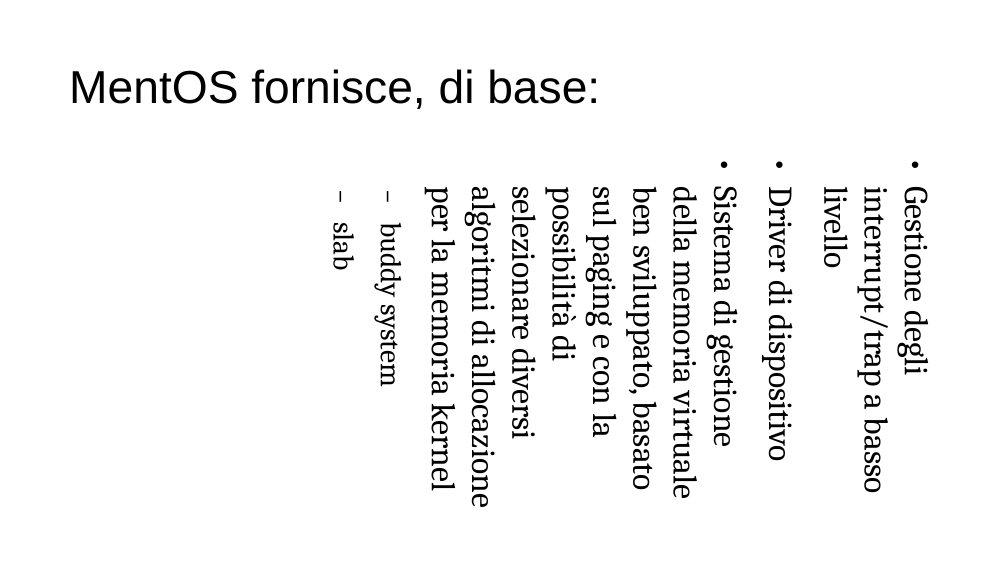
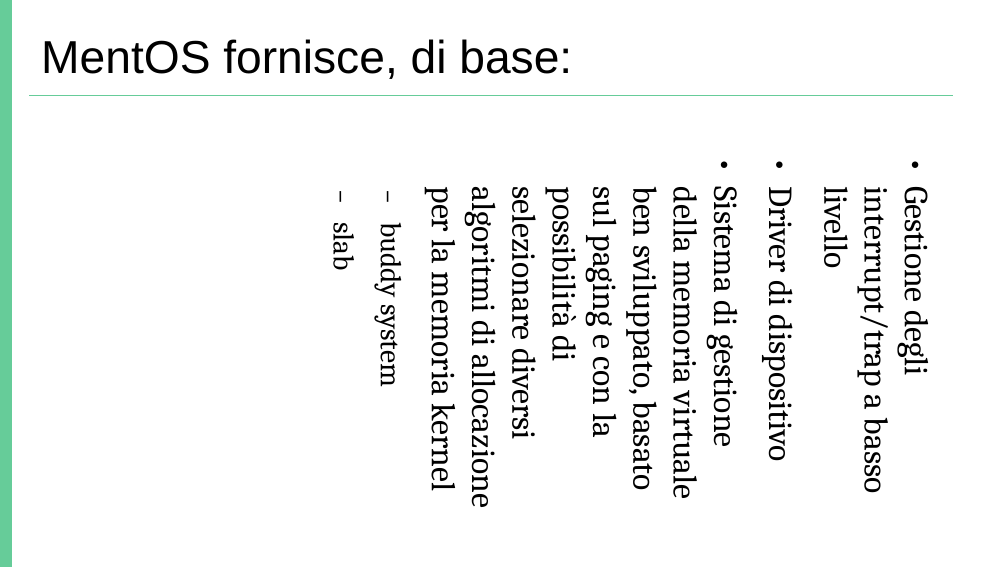
Before and after one commit to ProgrammazioneDiSistema2023-IA-ZZ/Group04, a slide deck: slide 5 of MentOS.odp. Drawn at 1008x567 pixels with LibreOffice and Linux fonts; fonts in the diff are those of the drawing. Boxes give left, top, right and bottom in pixels: in the first picture for what was removed or moved away, otherwise in the second. Text is boxed around its words. In the diff, an @@ line names an element or a change of style, - is before the commit and + after.

```diff
--- a/MentOS.odp
+++ b/MentOS.odp
@@ rectangle added at (0, 0, 12, 567), fill #66CC99 @@
@@ title "MentOS fornisce, di base:": place and size @@
-title "MentOS fornisce, di base:" at (69, 69, 600, 109)
+title "MentOS fornisce, di base:" at (41, 39, 572, 79)
@@ line added from (29, 95) to (952, 95), #66CC99 0 pt @@
```
Also in this commit, not shown: 7 other slides changed, 1 other file.
